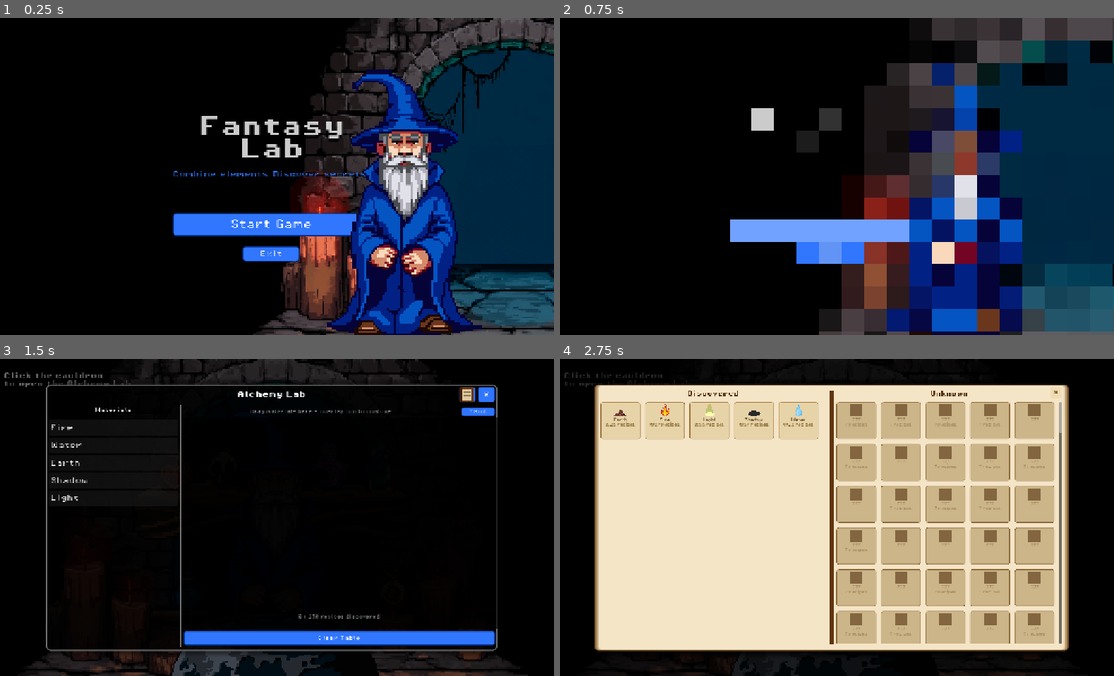
Above: before the commit, frames 1-4 (two rows, left to right).
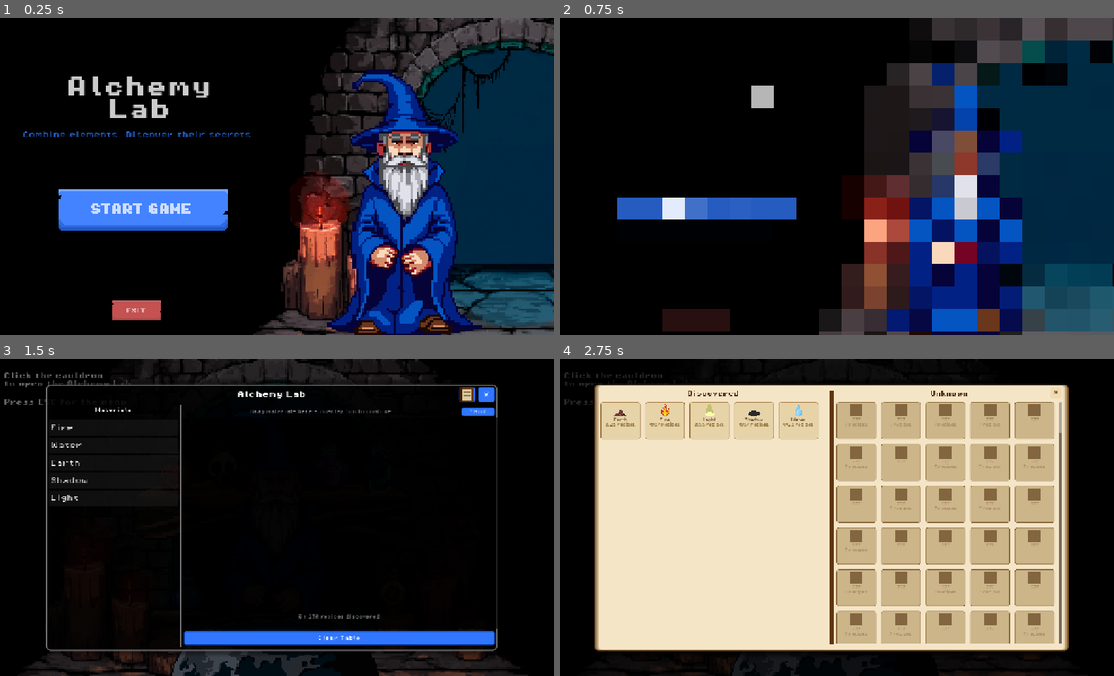
Above: after the commit, the same moments.

Repository: andreengel91/alchemy-craft
Game: Godot game, scene res://scenes/main_menu.tscn
Same seed, same stepped clock (60 frames per second), same inputs: the game is played once before the commit and once after it.
Inputs (mouse positions are in pixels of both pictures, inside the frame that each line leads up to; where the layout moved, square brackets give the same spot in the first picture):
- Up to frame 1 (0.25 s): no input
- Up to frame 2 (0.75 s): click (709, 211) [831, 224] at 0.5 s
- Up to frame 3 (1.5 s): click (277, 641) at 1.25 s
- Up to frame 4 (2.75 s): click (1025, 393) at 2 s

The runs differ from the first frame. In frame 1, 9.1% of the frame differs, in the area x 4-66%, y 18-96%; in frame 2, 7.4%; in frame 3, less than 0.1%; in frame 4, less than 0.1%.

Commit message:
Pause Menu Updates

Diff:
--- a/scenes/main_game.tscn
+++ b/scenes/main_game.tscn
@@ -34,6 +34,16 @@
 text = "Click the cauldron
 to open the Alchemy Lab"
 
+[node name="HintLabel2" type="Label" parent="." unique_id=1510175124]
+offset_left = 33.0
+offset_top = 91.0
+offset_right = 433.0
+offset_bottom = 124.0
+theme_override_colors/font_color = Color(1, 1, 1, 0.8)
+theme_override_fonts/font = ExtResource("2_0rdsr")
+theme_override_font_sizes/font_size = 14
+text = "Press ESC for the menu"
+
 [node name="Shelve" type="Sprite2D" parent="." unique_id=1301582594]
 position = Vector2(641, 342)
 texture = ExtResource("3_2l77h")
--- a/scenes/main_menu.tscn
+++ b/scenes/main_menu.tscn
@@ -5,54 +5,10 @@
 [ext_resource type="FontFile" uid="uid://cg25qrbv8wds0" path="res://assets/fonts/PixelOperator8-Bold.ttf" id="2_bqqt6"]
 [ext_resource type="FontFile" uid="uid://bopv5stolxb5o" path="res://assets/fonts/PixelOperator8.ttf" id="3_wu84c"]
 [ext_resource type="Texture2D" uid="uid://cv3415kdoakeu" path="res://assets/sprites/wizard.png" id="4_wu84c"]
-
-[sub_resource type="StyleBoxFlat" id="StyleBoxFlat_btn"]
-bg_color = Color(0.19215687, 0.46666667, 1, 1)
-border_width_left = 2
-border_width_top = 2
-border_width_right = 2
-border_width_bottom = 2
-border_color = Color(0, 0.1882353, 0.54901963, 1)
-corner_radius_top_left = 6
-corner_radius_top_right = 6
-corner_radius_bottom_right = 6
-corner_radius_bottom_left = 6
-
-[sub_resource type="StyleBoxFlat" id="StyleBoxFlat_wu84c"]
-bg_color = Color(0.44705883, 0.6392157, 1, 1)
-border_width_left = 2
-border_width_top = 2
-border_width_right = 2
-border_width_bottom = 2
-border_color = Color(0, 0.1882353, 0.54901963, 1)
-corner_radius_top_left = 6
-corner_radius_top_right = 6
-corner_radius_bottom_right = 6
-corner_radius_bottom_left = 6
-
-[sub_resource type="StyleBoxFlat" id="StyleBoxFlat_8ln24"]
-bg_color = Color(0.19215687, 0.46666667, 1, 1)
-border_width_left = 2
-border_width_top = 2
-border_width_right = 2
-border_width_bottom = 2
-border_color = Color(0, 0.1882353, 0.54901963, 1)
-corner_radius_top_left = 6
-corner_radius_top_right = 6
-corner_radius_bottom_right = 6
-corner_radius_bottom_left = 6
-
-[sub_resource type="StyleBoxFlat" id="StyleBoxFlat_rtw2f"]
-bg_color = Color(0.44705883, 0.6392157, 1, 1)
-border_width_left = 2
-border_width_top = 2
-border_width_right = 2
-border_width_bottom = 2
-border_color = Color(0, 0.1882353, 0.54901963, 1)
-corner_radius_top_left = 6
-corner_radius_top_right = 6
-corner_radius_bottom_right = 6
-corner_radius_bottom_left = 6
+[ext_resource type="Texture2D" uid="uid://dphkjjah2o7vu" path="res://assets/ui/btn_exit_normal.png" id="5_rtw2f"]
+[ext_resource type="Texture2D" uid="uid://tvms2rpbgkwe" path="res://assets/ui/btn_start-game_normal.png" id="7_oa1go"]
+[ext_resource type="Texture2D" uid="uid://dg6je8l7thdt6" path="res://assets/ui/btn_exit_hoverl.png" id="7_tbmy8"]
+[ext_resource type="Texture2D" uid="uid://cvjcxia8u4ssy" path="res://assets/ui/btn_start-game_hover.png" id="9_jk1qb"]
 
 [node name="MainMenu" type="Control" unique_id=1035727657]
 layout_mode = 3
@@ -76,25 +32,15 @@
 position = Vector2(1175, 360)
 texture = ExtResource("2_8ln24")
 
-[node name="Title2" type="Label" parent="." unique_id=285908360]
-layout_mode = 0
-offset_left = 475.0
-offset_top = 231.96
-offset_right = 805.0
-offset_bottom = 330.96002
-pivot_offset = Vector2(7, 14)
-theme_override_colors/font_color = Color(0, 0, 0, 0.8)
-theme_override_fonts/font = ExtResource("2_bqqt6")
-theme_override_font_sizes/font_size = 48
-text = "Fantasy
-Lab"
-horizontal_alignment = 1
-
 [node name="Center" type="CenterContainer" parent="." unique_id=207291539]
 layout_mode = 1
 anchors_preset = 15
 anchor_right = 1.0
 anchor_bottom = 1.0
+offset_left = -300.95502
+offset_top = -128.0
+offset_right = -300.95502
+offset_bottom = -128.0
 grow_horizontal = 2
 grow_vertical = 2
 
@@ -107,7 +53,7 @@
 theme_override_colors/font_color = Color(1, 1, 1, 0.8)
 theme_override_fonts/font = ExtResource("2_bqqt6")
 theme_override_font_sizes/font_size = 48
-text = "Fantasy
+text = "Alchemy
 Lab"
 horizontal_alignment = 1
 
@@ -116,36 +62,38 @@
 theme_override_colors/font_color = Color(0.19215687, 0.46666667, 1, 1)
 theme_override_fonts/font = ExtResource("3_wu84c")
 theme_override_font_sizes/font_size = 16
-text = "Combine elements.Discover secrets."
+text = "Combine elements. Discover their secrets."
 horizontal_alignment = 1
 
 [node name="Spacer" type="Control" parent="Center/VBox" unique_id=354996856]
 custom_minimum_size = Vector2(0, 32)
 layout_mode = 2
 
-[node name="StartButton" type="Button" parent="Center/VBox" unique_id=601524026]
-custom_minimum_size = Vector2(240, 52)
-layout_mode = 2
-theme_override_colors/font_color = Color(1, 1, 1, 1)
-theme_override_fonts/font = ExtResource("3_wu84c")
-theme_override_font_sizes/font_size = 22
-theme_override_styles/normal = SubResource("StyleBoxFlat_btn")
-theme_override_styles/hover = SubResource("StyleBoxFlat_wu84c")
-text = "Start Game"
-
-[node name="ExitButton" type="Button" parent="." unique_id=1696139570]
-layout_mode = 0
-offset_left = 574.0
-offset_top = 518.0
-offset_right = 703.0
-offset_bottom = 553.0
-theme_override_styles/normal = SubResource("StyleBoxFlat_8ln24")
-theme_override_styles/hover = SubResource("StyleBoxFlat_rtw2f")
-text = "Exit"
-
 [node name="Wizard" type="Sprite2D" parent="." unique_id=1226982727]
 position = Vector2(941, 420)
 texture = ExtResource("4_wu84c")
 
-[connection signal="pressed" from="Center/VBox/StartButton" to="." method="_on_start_button_pressed"]
+[node name="ExitButton" type="TextureButton" parent="." unique_id=416203377]
+layout_mode = 0
+offset_left = 207.0
+offset_top = 641.0
+offset_right = 475.0
+offset_bottom = 688.0
+texture_normal = ExtResource("5_rtw2f")
+texture_pressed = ExtResource("5_rtw2f")
+texture_hover = ExtResource("7_tbmy8")
+
+[node name="StartButton" type="TextureButton" parent="." unique_id=667858678]
+custom_minimum_size = Vector2(240, 52)
+layout_mode = 0
+offset_left = 90.0
+offset_top = 388.0
+offset_right = 358.0
+offset_bottom = 440.0
+scale = Vector2(2, 2)
+texture_normal = ExtResource("7_oa1go")
+texture_pressed = ExtResource("7_oa1go")
+texture_hover = ExtResource("9_jk1qb")
+
 [connection signal="pressed" from="ExitButton" to="." method="_on_exit_button_pressed"]
+[connection signal="pressed" from="StartButton" to="." method="_on_start_button_pressed"]
--- a/scenes/pause_menu.tscn
+++ b/scenes/pause_menu.tscn
@@ -9,6 +9,8 @@
 [ext_resource type="Texture2D" uid="uid://bw0rsm4442qfk" path="res://assets/ui/btn_achievements_hover.png" id="7_ah"]
 [ext_resource type="Texture2D" uid="uid://bh3g8fwgg4606" path="res://assets/ui/btn_reset_normal.png" id="8_rsn"]
 [ext_resource type="Texture2D" uid="uid://bje0ed8yc1st5" path="res://assets/ui/btn_reset_hover.png" id="9_rsh"]
+[ext_resource type="Texture2D" uid="uid://uhmxle0dxakt" path="res://assets/ui/btn_quit_normal.png" id="10_71k7c"]
+[ext_resource type="Texture2D" uid="uid://cvous1c1cerm" path="res://assets/ui/btn_quit_hover.png" id="11_cmnsq"]
 
 [sub_resource type="StyleBoxFlat" id="StyleBoxFlat_panel"]
 bg_color = Color(0.08, 0.06, 0.13, 0.98)
@@ -39,18 +41,31 @@
 anchor_bottom = 1.0
 grow_horizontal = 2
 grow_vertical = 2
-color = Color(0, 0, 0, 0.65)
+color = Color(0, 0, 0, 0.7647059)
 
 [node name="Sprite2D" type="Sprite2D" parent="." unique_id=1450898947]
-position = Vector2(634.525, 360.795)
+position = Vector2(641.045, 356.405)
 texture = ExtResource("2_knqa7")
+
+[node name="Title2" type="Label" parent="." unique_id=378874352]
+layout_mode = 0
+offset_left = 538.0
+offset_top = 63.300003
+offset_right = 742.0
+offset_bottom = 136.3
+theme_override_colors/font_color = Color(0, 0, 0, 0.8)
+theme_override_fonts/font = ExtResource("2_myx47")
+theme_override_font_sizes/font_size = 34
+text = "Game
+Paused"
+horizontal_alignment = 1
 
 [node name="Title" type="Label" parent="." unique_id=561879607]
 layout_mode = 0
 offset_left = 538.0
-offset_top = 150.27
+offset_top = 58.0
 offset_right = 742.0
-offset_bottom = 223.27005
+offset_bottom = 131.00009
 theme_override_colors/font_color = Color(1, 1, 1, 0.8)
 theme_override_fonts/font = ExtResource("2_myx47")
 theme_override_font_sizes/font_size = 34
@@ -76,9 +91,11 @@
 anchors_preset = 15
 anchor_right = 1.0
 anchor_bottom = 1.0
+offset_top = -174.0
+offset_bottom = 154.0
 grow_horizontal = 2
 grow_vertical = 2
-theme_override_constants/margin_left = 36
+theme_override_constants/margin_left = 31
 theme_override_constants/margin_top = 32
 theme_override_constants/margin_right = 36
 theme_override_constants/margin_bottom = 32
@@ -96,7 +113,7 @@
 layout_mode = 2
 
 [node name="ResumeButton" type="TextureButton" parent="Center/Panel/Margin/VBox" unique_id=705736004]
-custom_minimum_size = Vector2(0, 50)
+custom_minimum_size = Vector2(0, 47)
 layout_mode = 2
 texture_normal = ExtResource("4_rn")
 texture_pressed = ExtResource("5_rh")
@@ -125,15 +142,11 @@
 ignore_texture_size = true
 stretch_mode = 0
 
-[node name="QuitButton" type="TextureButton" parent="Center/Panel/Margin/VBox" unique_id=259964170]
-custom_minimum_size = Vector2(0, 50)
+[node name="QuitButton" type="TextureButton" parent="Center/Panel/Margin/VBox" unique_id=97925715]
 layout_mode = 2
-texture_normal = ExtResource("6_an")
-texture_pressed = ExtResource("7_ah")
-texture_hover = ExtResource("7_ah")
-texture_focused = ExtResource("6_an")
-ignore_texture_size = true
-stretch_mode = 0
+texture_normal = ExtResource("10_71k7c")
+texture_pressed = ExtResource("10_71k7c")
+texture_hover = ExtResource("11_cmnsq")
 
 [connection signal="pressed" from="Center/Panel/Margin/VBox/ResumeButton" to="." method="_on_resume_pressed"]
 [connection signal="pressed" from="Center/Panel/Margin/VBox/AchievementsButton" to="." method="_on_achievements_pressed"]
Binary file changed: assets/ui/btn_achievements_normal.png
Binary file added: assets/ui/btn_exit_hoverl.png
Not shown, added: assets/ui/btn_exit_hoverl.png.import
Binary file added: assets/ui/btn_exit_normal.png
Not shown, added: assets/ui/btn_exit_normal.png.import
Binary file added: assets/ui/btn_quit_hover.png
Not shown, added: assets/ui/btn_quit_hover.png.import
Binary file added: assets/ui/btn_quit_normal.png
Not shown, added: assets/ui/btn_quit_normal.png.import
Binary file changed: assets/ui/btn_reset_hover.png
Binary file changed: assets/ui/btn_reset_normal.png
Binary file changed: assets/ui/btn_resume_normal.png
(and 5 more such lines)
